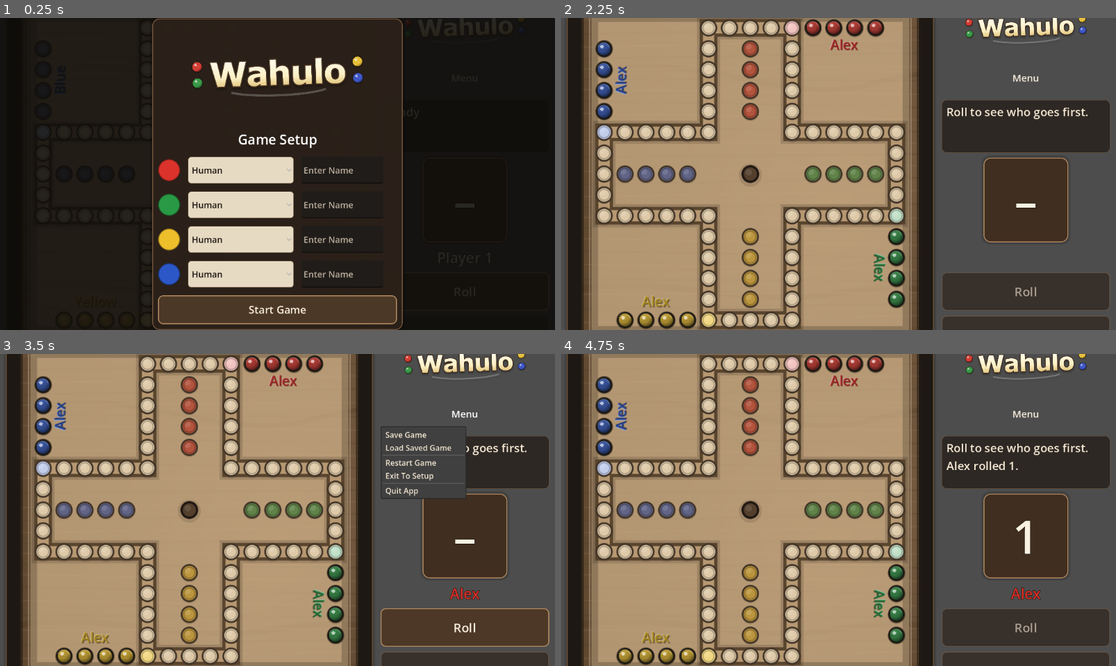
Above: before the commit, frames 1-4 (two rows, left to right).
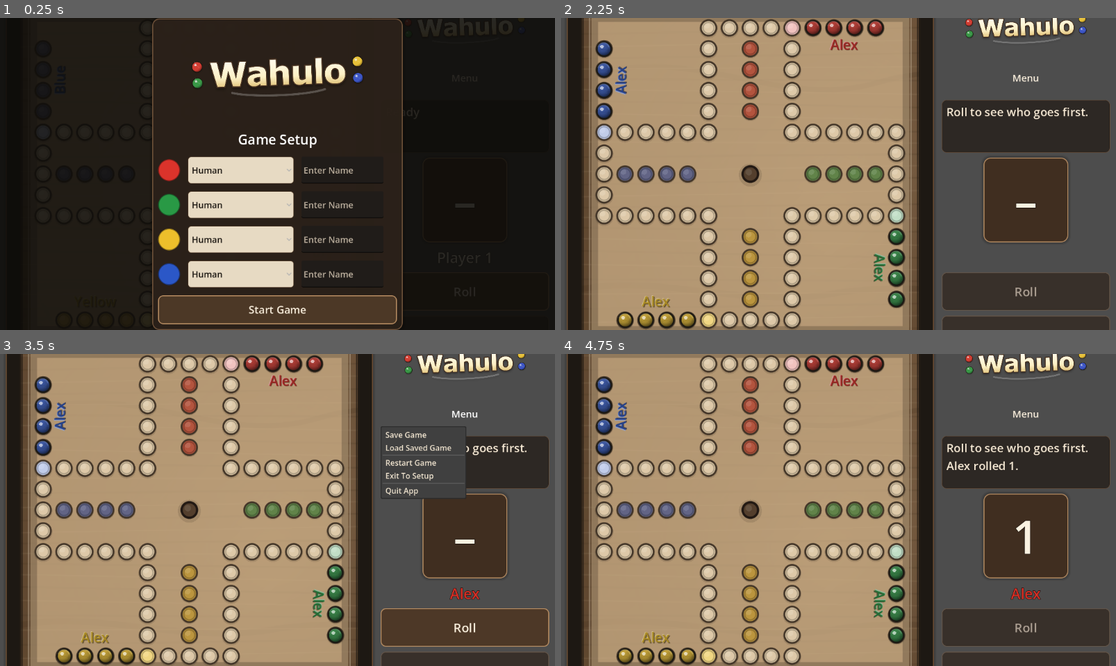
Above: after the commit, the same moments.

Repository: ItsTheMcCoy/wahoo-app
Game: Godot game, scene res://scenes/Main.tscn
The game is run twice, just before and just after one commit, with the same random seed, the same clock (stepped at 60 frames per second) and the same inputs.
Inputs (mouse positions are in pixels of both pictures, inside the frame that each line leads up to):
- Up to frame 1 (0.25 s): no input
- Up to frame 2 (2.25 s): click (905, 170) at 0.52 s; type "Alex" at 0.6 s; click (905, 205) at 0.75 s; type "Alex" at 0.83 s; click (905, 239) at 0.98 s; type "Alex" at 1.07 s; click (905, 273) at 1.27 s; type "Alex" at 1.35 s; click "Start Game" at 2 s
- Up to frame 3 (3.5 s): click "Menu" at 2.75 s
- Up to frame 4 (4.75 s): click "Roll" at 3.5 s; move the mouse to (749, 510) at 4.27 s; click (749, 510) at 4.42 s

The runs differ from the first frame. In frame 2, 3.8% of the frame differs, in the area x 6-63%, y 0-100%; in frame 3, 3.8%; in frame 4, 3.8%.

Commit message:
Remove marble track line rendering

Diff:
--- a/godot/scripts/wahoo_board_view.gd
+++ b/godot/scripts/wahoo_board_view.gd
@@ -266,7 +266,6 @@
 
     _draw_player_areas()
     _draw_current_player_focus()
-    _draw_track_path()
     _draw_home_rows()
     _draw_track_cells()
     _draw_center()
